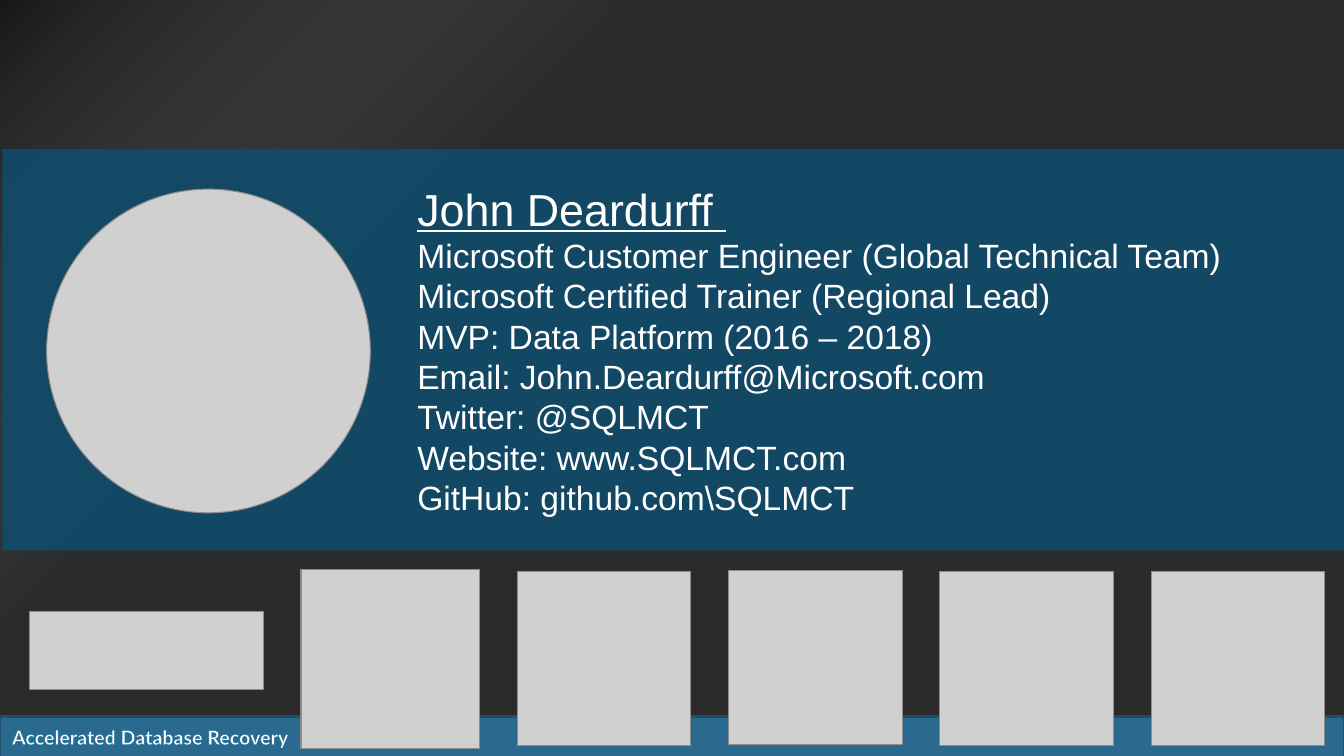
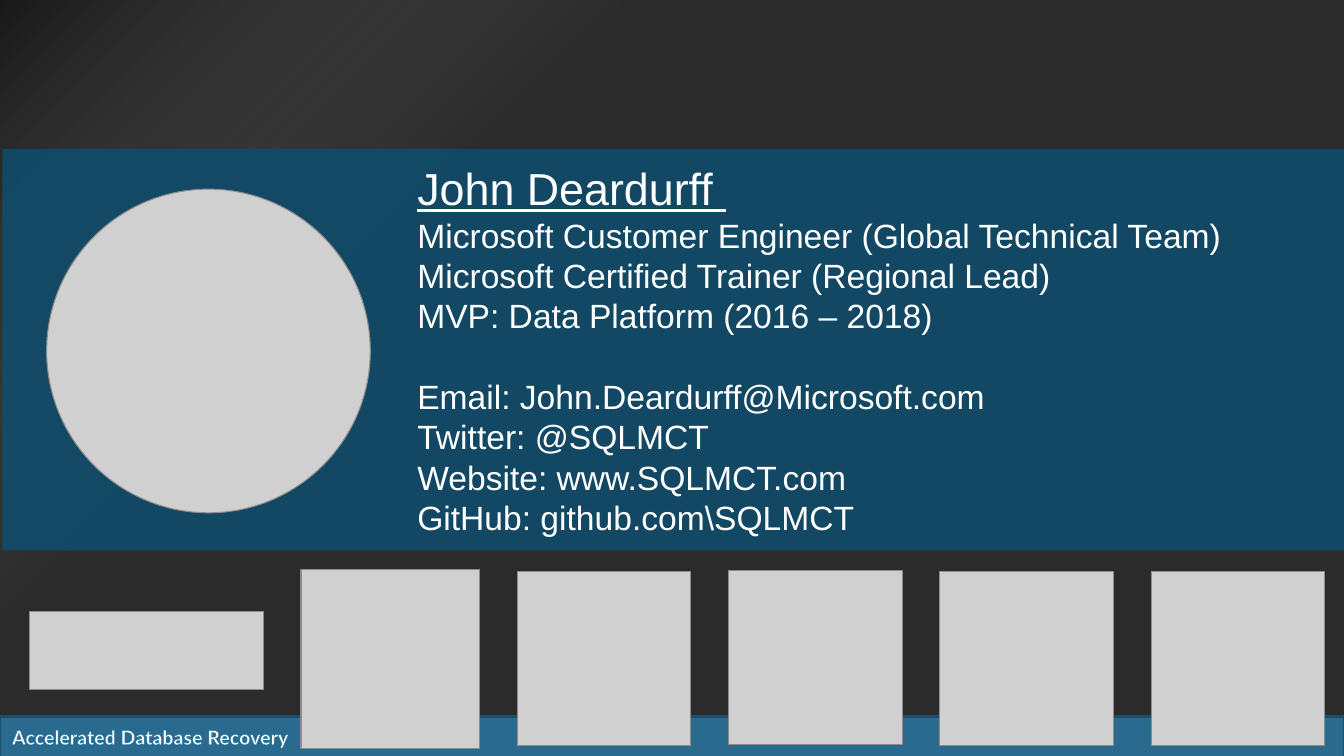
Before and after one commit to SQLMCT/Accelerated_Database_Recovery, a slide deck: slide 2 of JD_Accelerated_Database_Recovery.pptx. Drawn at 1344x756 pixels with LibreOffice and Linux fonts; fonts in the diff are those of the drawing; grey boxes stand for pictures; background and template pictures are left out; a plain dark background stands for a picture behind light text. Boxes give left, top, right and bottom in pixels: in the first picture for what was removed or moved away, otherwise in the second. Text is boxed around its words. In the diff, an @@ line names an element or a change of style, - is before the commit and + after.

```diff
--- a/JD_Accelerated_Database_Recovery.pptx
+++ b/JD_Accelerated_Database_Recovery.pptx
@@ text "John Deardurff" rewrapped from [417, 193, 1220, 517] to [417, 172, 1220, 537] @@
```
Also in this commit, not shown: 5 other slides changed, 1 slide removed.
